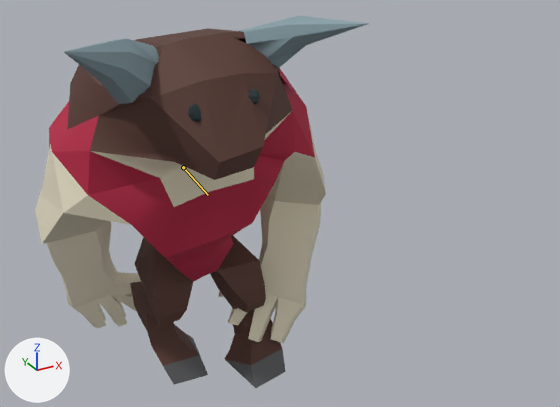
Two versions of the FBX model Assets/Models/minatourB2.fbx, one commit apart.
The view is the same before and after, from a camera (50 mm lens) standing at (-2.43, -0.72, 2.5) and looking at (-1.07, 1.75, 1.27). Every picture has the same lights, and +X, +Y and +Z are marked at lower left. Both versions are drawn at frame 589 of the action 'Take 001'; the numbers are the values there. The bones that change are drawn over the model as lines.
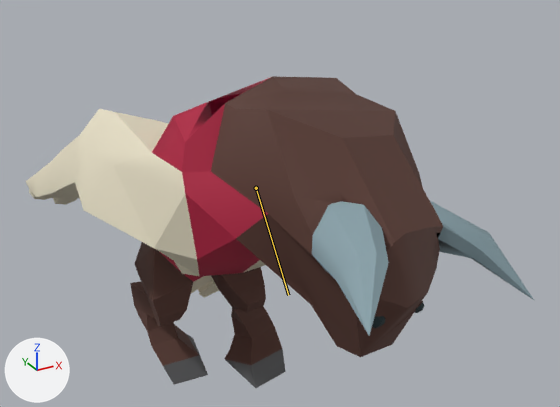
The edits, one by one:
Bone 'QuickRigCharacter_Spine2' (bone_quickrigcharacter_spine2) moves from (0.0, 0.0, 0.0) to (2.2, 41.3, 15.6).
Bone 'QuickRigCharacter_Spine2' (bone_quickrigcharacter_spine2) turns from (-2, 0, 2) to (-1, -24, 53) degrees about its own x, y and z.

What differs and where, as boxes (x1, y1, x2, y2) in the pictures (560 x 407 px):
'polySurface11', posed (53% wider, 16% shorter)
    before: (35, 16, 369, 388)
    after: (25, 76, 535, 388)
bone 'QuickRigCharacter_Spine2', root to tip
    before: (183, 167) to (208, 195)
    after: (256, 188) to (288, 295)
